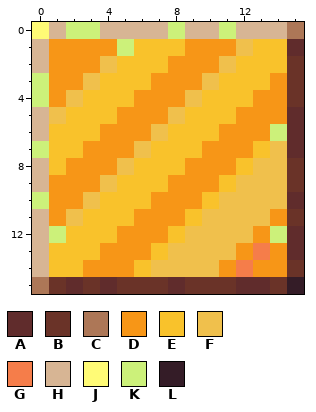
Pixel-art sprite: default/default_bronze_block.png. The picture above was drawn from the file before the commit.
The file is 16x16 pixels.
Palette (. is transparent): A #602c2c  B #6a3328  C #ad7757  D #f79617  E #f9c22b  F #f0c04c  G #f57d4a  H #d7b594  J #fffb76  K #ccf17a  L #341c27
After:
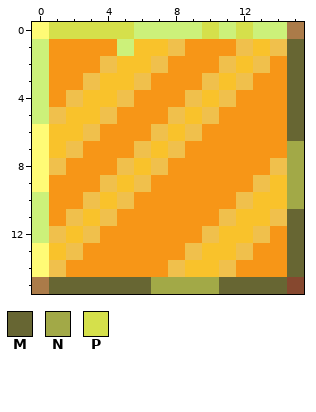
Colours new in this view: M #676633  N #a2a947  P #d5e04b
Author's note on the commit: actually change license this time to CC-BY-SA 4.0 and also add brinze block texture
Difference:
@@ palette @@
-C #ad7757
+C #ab7b49
-L #341c27
+L #86482f
@@ x 0..15 @@
- 0 JHKKHHHHKHHKHHHC
- 1 HDDDDKEEEDDDFEEA
- 2 HDDDFEEEDDDFEEEB
- 3 KDDFEEEDDDFEEEDB
- 4 KDFEEEDDDFEEEDDB
- 5 HFEEEDDDFEEEDDDA
- 6 HEEEDDDFEEEDDDKA
- 7 KEEDDDFEEEDDDEFA
- 8 HEDDDFEEEDDDEFFB
- 9 HDDDFEEEDDDEFFFB
-10 KDDFEEEDDDEFFFFA
-11 HDFEEEDDDEFFFFDB
-12 HKEEEDDDEFFFFDKA
-13 HEEEDDDEFFFFDGDA
-14 HEEDDDEFFFFDGDDB
-15 CBABABBBABBBAABL
+ 0 JPPPPPKKKKPKPKKC
+ 1 KDDDDKEEFDDDFEFM
+ 2 KDDDFEEFDDDFEFDM
+ 3 KDDFEEFDDDFEFDDM
+ 4 KDFEEFDDDFEFDDDM
+ 5 KFEEFDDDFEFDDDDM
+ 6 JEEFDDDFEFDDDDDM
+ 7 JEFDDDFEFDDDDDDN
+ 8 JFDDDFEFDDDDDDFN
+ 9 JDDDFEFDDDDDDFEN
+10 KDDFEFDDDDDDFEEN
+11 KDFEFDDDDDDFEEFM
+12 KFEFDDDDDDFEEFDM
+13 JEFDDDDDDFEEFDDM
+14 JFDDDDDDFEEFDDDM
+15 CMMMMMMNNNNMMMML
